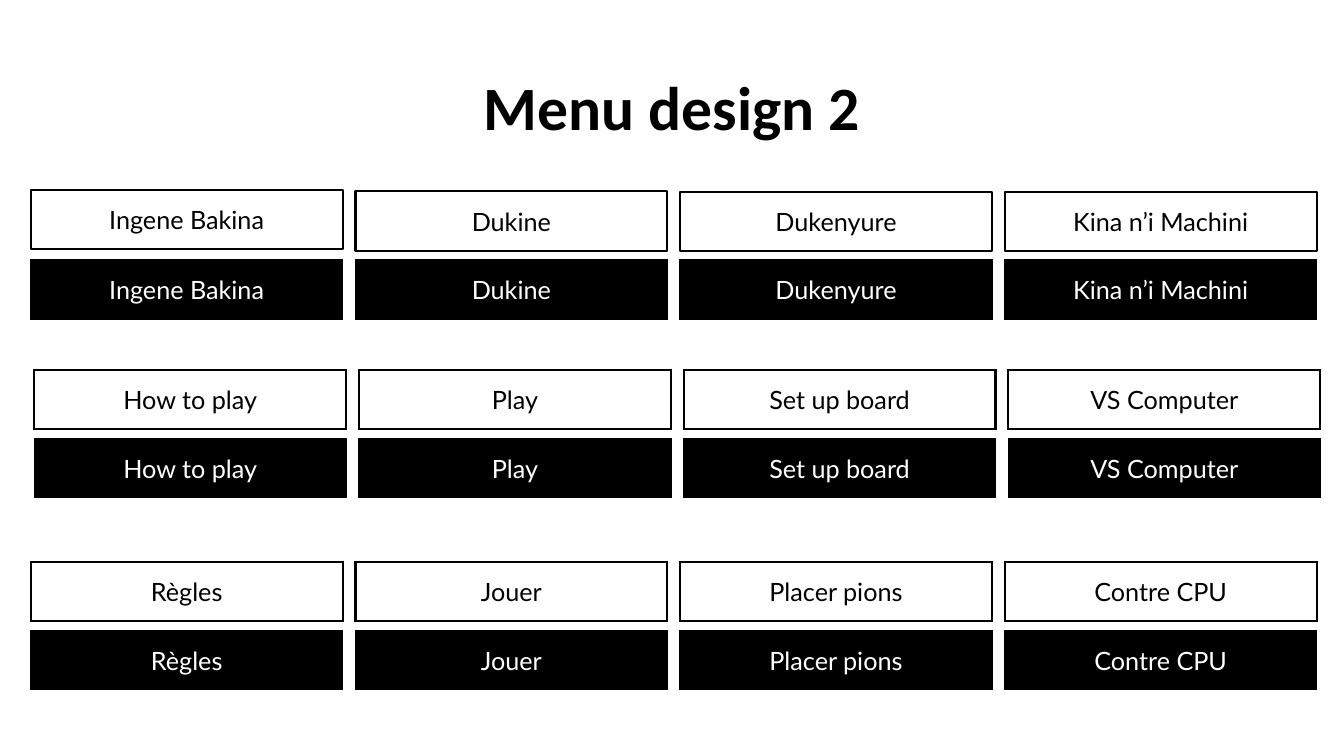
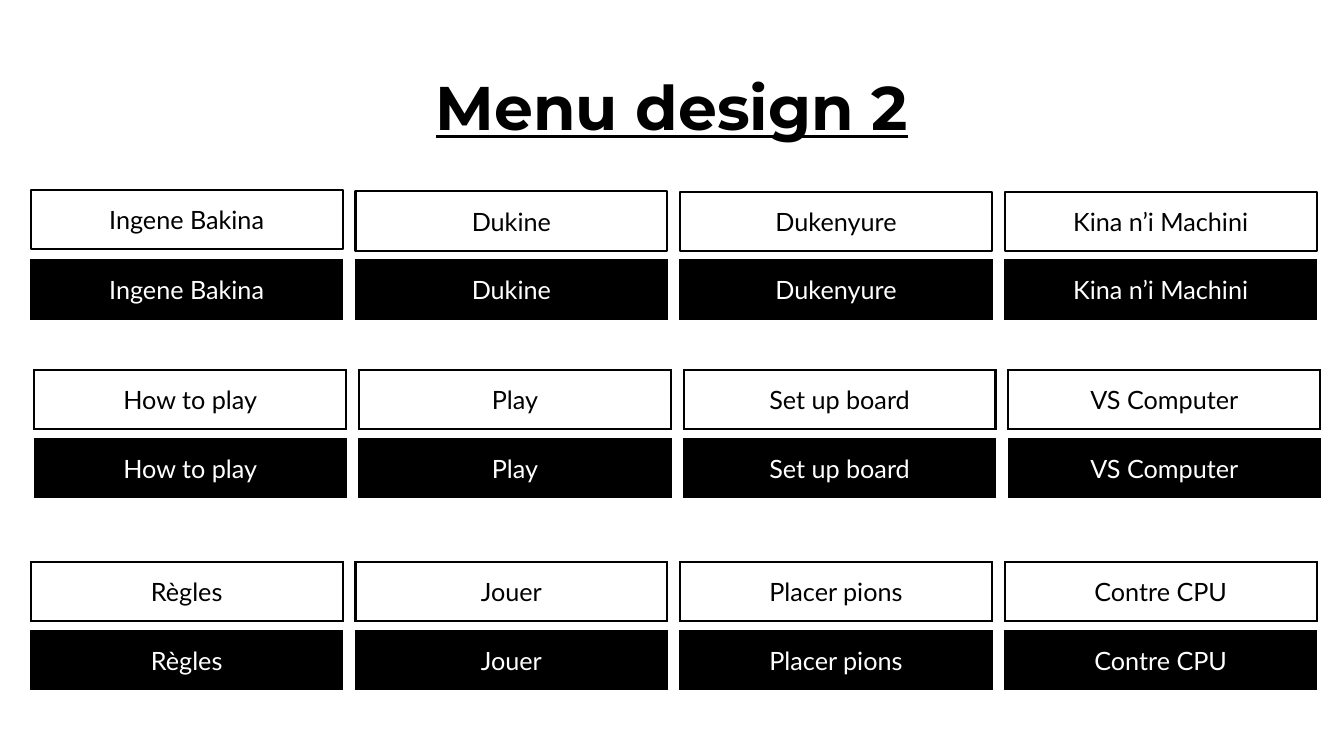
Before and after one commit to dan4am/urubugu, a slide deck: slide 2 of assets/buttons.pptx. Drawn at 1344x756 pixels with LibreOffice and Linux fonts; fonts in the diff are those of the drawing. Boxes give left, top, right and bottom in pixels: in the first picture for what was removed or moved away, otherwise in the second. Text is boxed around its words. In the diff, an @@ line names an element or a change of style, - is before the commit and + after.

```diff
--- a/assets/buttons.pptx
+++ b/assets/buttons.pptx
@@ title "Menu design 2" at (436,81,907,143): font Calibri to Montserrat, underline on @@
```
Also in this commit, not shown: 4 other slides changed, 2 slides added, 2 slides removed, 28 other files.
